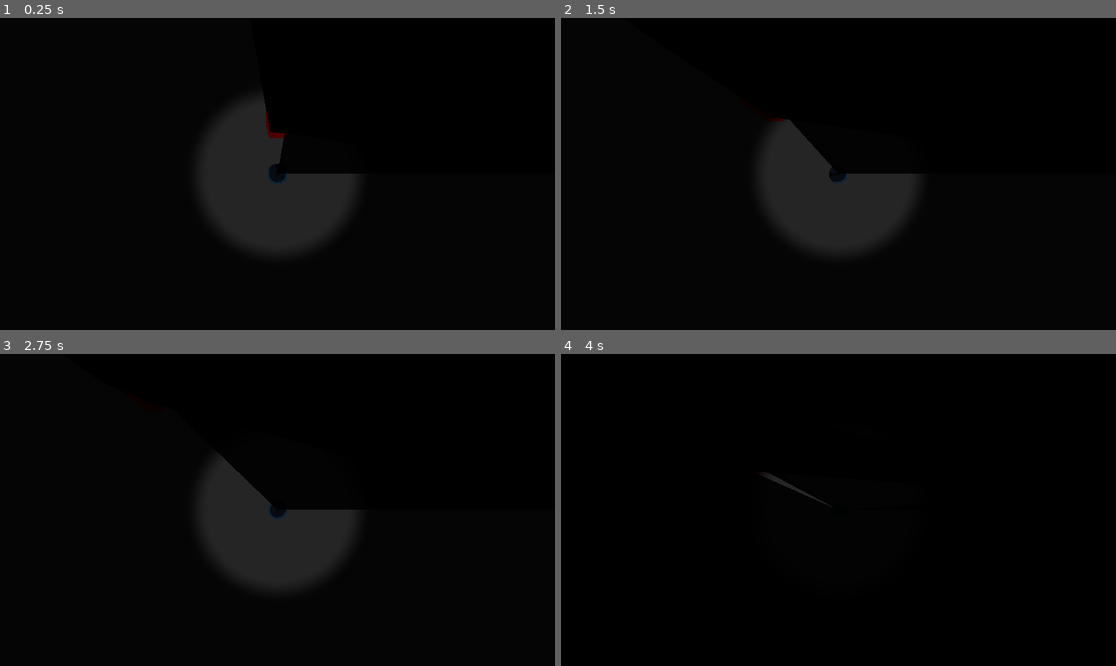
Above: before the commit, frames 1-4 (two rows, left to right).
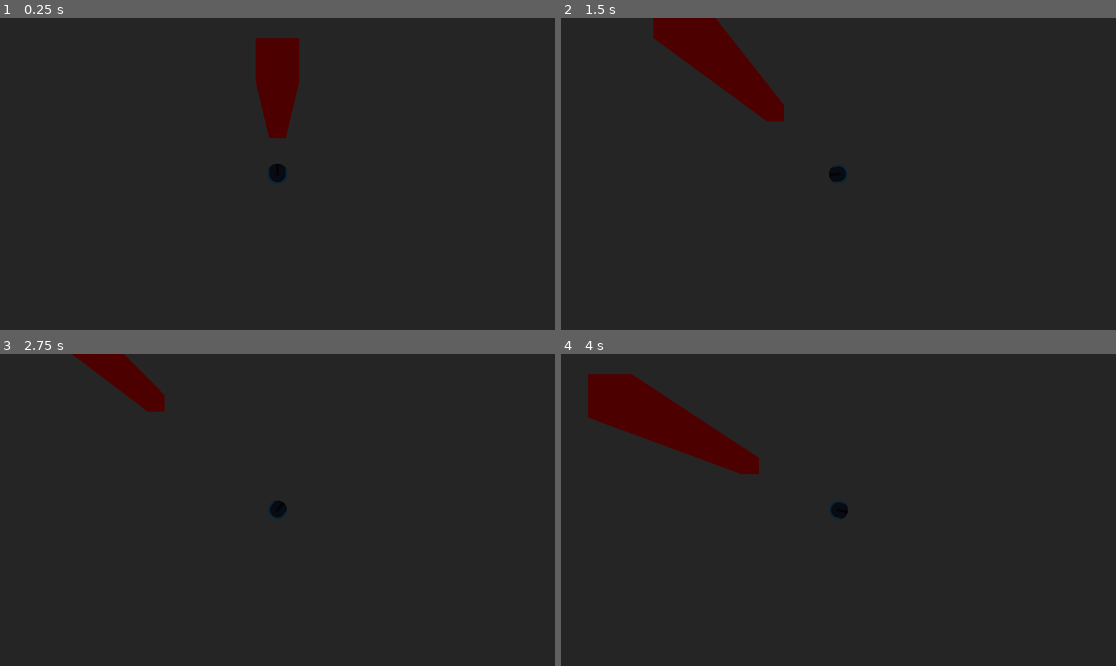
Above: after the commit, the same moments.

Repository: Into-The-Maze/into-the-maze-testing
Game: Godot game, scene res://world.tscn
The game is run twice, just before and just after one commit, with the same random seed, the same clock (stepped at 60 frames per second) and the same inputs. The engine's default icon, where the game draws it, is replaced by a stand-in: a white triangle on a blue panel in a dark square.
Inputs (mouse positions are in pixels of both pictures, inside the frame that each line leads up to):
- Up to frame 1 (0.25 s): no input
- Up to frame 2 (1.5 s): tap Enter (ui_accept) at 0.5, 0.77 s; move the mouse to (960, 158) at 0.52 s; hold Right (ui_right) 0.53-1.28 s; move the mouse to (727, 189) at 1.27 s; hold Down (ui_down) from 1.28 s (still down)
- Up to frame 3 (2.75 s): tap Enter (ui_accept) at 1.52 s; move the mouse to (333, 441) at 2.02 s; release Down (ui_down) at 2.03 s; hold Right (ui_right) from 2.03 s (still down)
- Up to frame 4 (4 s): move the mouse to (810, 572) at 2.77 s; release Right (ui_right) at 2.78 s; hold Up (ui_up) 2.78-3.53 s; tap Enter (ui_accept) at 3.02, 3.77 s; move the mouse to (1005, 556) at 3.52 s; hold Left (ui_left) from 3.53 s (still down)

The runs differ from the first frame. In frame 1, 90% of the frame differs, in the area x 0-100%, y 0-100%; in frame 2, 92%; in frame 3, 92%; in frame 4, 100%.

Commit message:
fix: removed slop

Diff:
--- a/test-vision/world.gdshader
+++ /dev/null
@@ -1,16 +0,0 @@
-shader_type canvas_item;
-
-uniform vec2 player_screen_pos = vec2(0.5, 0.5);
-uniform float vision_radius : hint_range(0.0, 1.0) = 0.3;
-uniform float edge_softness : hint_range(0.0, 0.3) = 0.08;
-uniform float darkness : hint_range(0.0, 1.0) = 0.85;
-uniform vec2 screen_size = vec2(1920.0, 1080.0);
-
-void fragment() {
-    float aspect = screen_size.x / screen_size.y;
-    vec2 diff = UV - player_screen_pos;
-    diff.x *= aspect;
-    float dist = length(diff);
-    float mask = smoothstep(vision_radius - edge_softness, vision_radius, dist);
-    COLOR = vec4(0.0, 0.0, 0.0, mask * darkness);
-}
--- a/test-vision/world.tscn
+++ b/test-vision/world.tscn
@@ -2,8 +2,6 @@
 
 [ext_resource type="Script" uid="uid://bcb1idqwxdh10" path="res://character_body_3d.gd" id="1_f3sb7"]
 [ext_resource type="Texture2D" uid="uid://xdy3x8bqblra" path="res://icon.svg" id="2_fj7yv"]
-[ext_resource type="Shader" uid="uid://c5v3ewykjs0ct" path="res://world.gdshader" id="3_tlwt5"]
-[ext_resource type="Script" uid="uid://jg1hm2u5yy17" path="res://vision_overlay.gd" id="4_aqk2v"]
 
 [sub_resource type="StandardMaterial3D" id="StandardMaterial3D_fj7yv"]
 albedo_color = Color(1, 0, 0, 1)
@@ -17,14 +15,6 @@
 
 [sub_resource type="Environment" id="Environment_fj7yv"]
 
-[sub_resource type="ShaderMaterial" id="ShaderMaterial_036b0"]
-shader = ExtResource("3_tlwt5")
-shader_parameter/player_screen_pos = Vector2(0.5, 0.5)
-shader_parameter/vision_radius = 0.3
-shader_parameter/edge_softness = 0.08
-shader_parameter/darkness = 0.85
-shader_parameter/screen_size = Vector2(1920, 1080)
-
 [node name="Node3D" type="Node3D" unique_id=850355065]
 
 [node name="Floor" type="CSGBox3D" parent="." unique_id=550948055]
@@ -32,9 +22,9 @@
 size = Vector3(100, 1, 100)
 
 [node name="Wall" type="CSGBox3D" parent="." unique_id=689090098]
-transform = Transform3D(1, 0, 0, 0, 1, 0, 0, 0, 1, 0, 2, 0)
+transform = Transform3D(1, 0, 0, 0, 1, 0, 0, 0, 1, 0, 4, 0)
 use_collision = true
-size = Vector3(1, 4, 1)
+size = Vector3(1, 8, 1)
 material = SubResource("StandardMaterial3D_fj7yv")
 
 [node name="CharacterBody3D" type="CharacterBody3D" parent="." unique_id=1636822677]
@@ -54,20 +44,3 @@
 
 [node name="WorldEnvironment" type="WorldEnvironment" parent="." unique_id=1262292462]
 environment = SubResource("Environment_fj7yv")
-
-[node name="ShaderLayer" type="CanvasLayer" parent="." unique_id=118150507]
-
-[node name="DarkShader" type="ColorRect" parent="ShaderLayer" unique_id=1055973535]
-material = SubResource("ShaderMaterial_036b0")
-anchors_preset = 15
-anchor_right = 1.0
-anchor_bottom = 1.0
-grow_horizontal = 2
-grow_vertical = 2
-
-[node name="RaycastLayer" type="CanvasLayer" parent="." unique_id=779289705]
-
-[node name="VisionDrawer" type="Node2D" parent="RaycastLayer" unique_id=1775827036 node_paths=PackedStringArray("player", "shader_rect")]
-script = ExtResource("4_aqk2v")
-player = NodePath("../../CharacterBody3D")
-shader_rect = NodePath("../../ShaderLayer/DarkShader")
Not shown, removed: test-vision/world.gdshader.uid
Not shown, added: test-vision/raycast_vision_explainer.html
